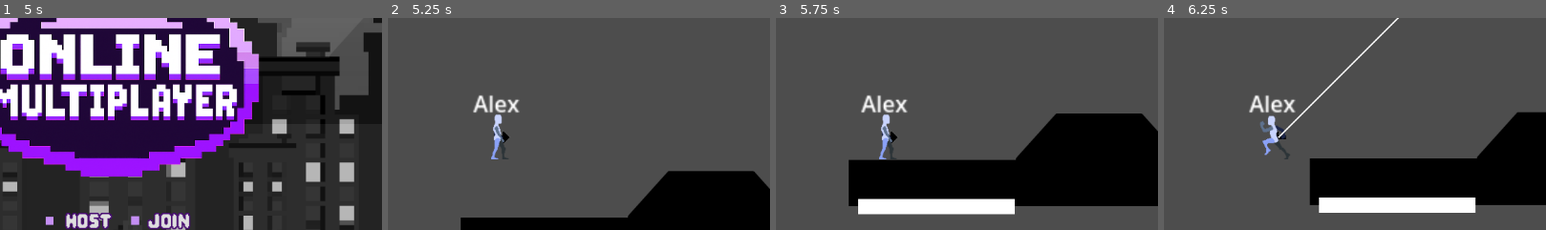
Above: before the commit, frames 1-4 (left to right).
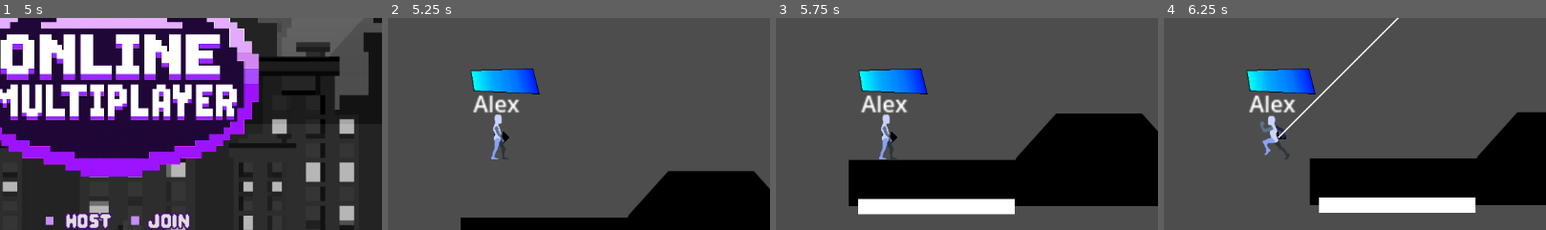
Above: after the commit, the same moments.

Repository: Puhalenthi/King-of-Speed
Game: Godot game, scene res://Scenes/MainMenu.tscn
Same seed, same stepped clock (60 frames per second), same inputs: the game is played once before the commit and once after it.
Inputs (mouse positions are % of the whole screen's width and height, from its top left):
- Up to frame 1 (5 s): tap Enter at 0.5 s; move the mouse to (72, 45) at 0.52 s; hold Right (move_right) 0.53-1.25 s; hold Space (boost) 0.53-1.25 s; tap Z (jump) at 0.77, 2.27 s; click "O N L I N E" at 1.25 s; move the mouse to (30, 55) at 2.02 s; hold Right (move_right) 2.03-2.75 s; tap Space (boost) at 2.1 s; click "L O C A L" at 2.75 s; click (62, 79) at 3.52 s; type "12" at 3.6 s; click (39, 79) at 3.75 s; type "Alex" at 3.83 s; click (89, 88) at 4.25 s
- Up to frame 2 (5.25 s): click "Host" at 5 s
- Up to frame 3 (5.75 s): no input
- Up to frame 4 (6.25 s): move the mouse to (60, 28) at 5.77 s; hold Left (move_left) from 5.78 s (still down); hold X (grapple) from 5.78 s (still down); tap Space (boost) at 6.05 s
The pictures show only the part of the screen within x 35-85%, y 22-72%; the shares and areas given below are measured in that part.

Frame 1 is identical in both runs. In frame 2, 1.9% of the frame differs, in the area x 21-40%, y 23-37%; in frame 3, 1.9%; in frame 4, 1.9%.

Commit message:
boost bar progress bar

Diff:
--- a/kingofspeed/Scenes/Player.tscn
+++ b/kingofspeed/Scenes/Player.tscn
@@ -9,6 +9,8 @@
 [ext_resource type="Texture2D" uid="uid://cwt76x2ibl1rk" path="res://Sprites/Player/Double_Jump.png" id="4_f1ek2"]
 [ext_resource type="Texture2D" uid="uid://bahvw1wh00nou" path="res://Sprites/Player/Wall Jump.png" id="5_f1ek2"]
 [ext_resource type="Texture2D" uid="uid://dihyggwccgi02" path="res://Sprites/Player/Jumping.png" id="5_tx1dd"]
+[ext_resource type="Texture2D" uid="uid://36abpl8kfh2b" path="res://Sprites/Player/boostbar_under.png" id="10_gymyn"]
+[ext_resource type="Texture2D" uid="uid://6qf73pchdr32" path="res://Sprites/Player/boostbar_full.png" id="11_pu2lt"]
 
 [sub_resource type="BoxMesh" id="BoxMesh_qbkls"]
 
@@ -568,5 +570,16 @@
 sprite_frames = SubResource("SpriteFrames_w4w4b")
 animation = &"idle"
 
+[node name="BoostBar" type="TextureProgressBar" parent="CharacterBody2D"]
+unique_name_in_owner = true
+offset_left = -27.3333
+offset_top = -54.6667
+offset_right = 100.667
+offset_bottom = 9.33334
+scale = Vector2(0.453333, 0.453333)
+value = 10.0
+texture_under = ExtResource("10_gymyn")
+texture_progress = ExtResource("11_pu2lt")
+
 [node name="MultiplayerSynchronizer" type="MultiplayerSynchronizer" parent="."]
 replication_config = SubResource("SceneReplicationConfig_f1ek2")
--- a/kingofspeed/Scenes/jed_map.tscn
+++ b/kingofspeed/Scenes/jed_map.tscn
@@ -33,7 +33,6 @@
 
 [node name="CharacterBody2D" parent="Player2" index="0"]
 script = ExtResource("4_jy8rq")
-boost_speed_multiplier = 1.5
 
 [node name="UsernameLabel" parent="Player2/CharacterBody2D" index="4"]
 text = "Player2"
@@ -151,9 +150,12 @@
 shape = SubResource("RectangleShape2D_j2k0l")
 
 [connection signal="area_entered" from="boost" to="Player/CharacterBody2D" method="_on_boost_area_entered"]
+[connection signal="area_entered" from="boost" to="Player2/CharacterBody2D" method="_on_boost_area_entered"]
 [connection signal="area_exited" from="boost" to="Player/CharacterBody2D" method="_on_boost_area_exited"]
 [connection signal="body_entered" from="boost" to="Player/CharacterBody2D" method="_on_boost_body_entered"]
+[connection signal="body_entered" from="boost" to="Player2/CharacterBody2D" method="_on_boost_body_entered"]
 [connection signal="body_exited" from="boost" to="Player/CharacterBody2D" method="_on_boost_body_exited"]
+[connection signal="body_exited" from="boost" to="Player2/CharacterBody2D" method="_on_boost_body_exited"]
 
 [editable path="Player"]
 [editable path="Player2"]
--- a/kingofspeed/Scenes/player.tscn
+++ b/kingofspeed/Scenes/player.tscn
@@ -9,6 +9,8 @@
 [ext_resource type="Texture2D" uid="uid://cwt76x2ibl1rk" path="res://Sprites/Player/Double_Jump.png" id="4_f1ek2"]
 [ext_resource type="Texture2D" uid="uid://bahvw1wh00nou" path="res://Sprites/Player/Wall Jump.png" id="5_f1ek2"]
 [ext_resource type="Texture2D" uid="uid://dihyggwccgi02" path="res://Sprites/Player/Jumping.png" id="5_tx1dd"]
+[ext_resource type="Texture2D" uid="uid://36abpl8kfh2b" path="res://Sprites/Player/boostbar_under.png" id="10_gymyn"]
+[ext_resource type="Texture2D" uid="uid://6qf73pchdr32" path="res://Sprites/Player/boostbar_full.png" id="11_pu2lt"]
 
 [sub_resource type="BoxMesh" id="BoxMesh_qbkls"]
 
@@ -568,5 +570,16 @@
 sprite_frames = SubResource("SpriteFrames_w4w4b")
 animation = &"idle"
 
+[node name="BoostBar" type="TextureProgressBar" parent="CharacterBody2D"]
+unique_name_in_owner = true
+offset_left = -27.3333
+offset_top = -54.6667
+offset_right = 100.667
+offset_bottom = 9.33334
+scale = Vector2(0.453333, 0.453333)
+value = 10.0
+texture_under = ExtResource("10_gymyn")
+texture_progress = ExtResource("11_pu2lt")
+
 [node name="MultiplayerSynchronizer" type="MultiplayerSynchronizer" parent="."]
 replication_config = SubResource("SceneReplicationConfig_f1ek2")
--- a/kingofspeed/Scripts/Player.gd
+++ b/kingofspeed/Scripts/Player.gd
@@ -47,6 +47,7 @@
 var was_airborne: bool = false
 
 # Boost system
+@onready var boostbar = $BoostBar
 @export var max_boost: float = 100.0
 var current_boost: float = 100.0
 var collect_boost = false
@@ -104,6 +105,7 @@
 	print(collect_boost)
 	if collect_boost:
 		current_boost+=1
+	boostbar.value = current_boost
 
 	# Check for ground landing while grappled (must be after move_and_slide)
 	handle_grapple_ground_exit()
--- a/kingofspeed/Scripts/Player2.gd
+++ b/kingofspeed/Scripts/Player2.gd
@@ -47,10 +47,12 @@
 var was_airborne: bool = false
 
 # Boost system
+@onready var boostbar = $BoostBar
 @export var max_boost: float = 100.0
 var current_boost: float = 100.0
+var collect_boost = false
 @export var boost_consumption_rate: float = 50.0
-@export var boost_speed_multiplier: float = 1.5
+@export var boost_speed_multiplier: float = 1.6
 var is_boosting: bool = false
 
 # Grapple system
@@ -99,6 +101,11 @@
 	handle_grapple_physics(delta)  # New function for grapple constraint
 	update_momentum_buffer()
 	move_and_slide()
+	update_player_anim()
+
+	if collect_boost:
+		current_boost+=1
+	boostbar.value = current_boost
 
 	# Check for ground landing while grappled (must be after move_and_slide)
 	handle_grapple_ground_exit()
@@ -592,17 +599,28 @@
 	# Called when jumping - useful for sound effects or animations
 	animated_sprite_2d.play("jump")
 
-#func update_player_anim():
-	#if current_state != PlayerState.IDLE: #not idling update, hide sprite 2d
-		#animated_sprite_2d.hide = false
-		#sprite.hide = true
-	#if current_state == PlayerState.RUNNING: #animation handling for diff states
-		#animated_sprite_2d.play("running")
-	#elif is_super_speed_state():
-		#animated_sprite_2d.play("boost run")
-	#elif current_state == PlayerState.IDLE:
-		#animated_sprite_2d.hide = true
-		#sprite.hide = false
+func update_player_anim():
+	var direction = Input.get_axis("move_left", "move_right")
+
+	if PlayerState.IDLE == current_state:
+		animated_sprite_2d.play("idle")
+	if is_on_floor():
+		if is_super_speed_state():
+			animated_sprite_2d.play("boost run")
+		#if current_state == PlayerState.RUNNING and direction == 0 and !animated_sprite_2d.is_playing("stop run"):
+			#animated_sprite_2d.play("stop run")
 
 func transferMomentum(direction):
 	velocity.x += momentum_buffer * direction
+
+
+func _on_boost_area_entered(area: Area2D) -> void:
+	pass # Replace with function body.
+
+
+func _on_boost_body_entered(body: Node2D) -> void:
+	collect_boost = true
+
+
+func _on_boost_body_exited(body: Node2D) -> void:
+	collect_boost = false
Not shown: 1 places in kingofspeed/Scenes/Player.tscn that only renumber resources
Not shown: 1 places in kingofspeed/Scenes/boostway.tscn that only renumber resources
Not shown: 1 places in kingofspeed/Scenes/jed_map.tscn that only renumber resources
Not shown: 1 places in kingofspeed/Scenes/player.tscn that only renumber resources
Binary file added: kingofspeed/Sprites/Player/boostbar.png
Not shown, added: kingofspeed/Sprites/Player/boostbar.png.import
Binary file added: kingofspeed/Sprites/Player/boostbar_full.png
Not shown, added: kingofspeed/Sprites/Player/boostbar_full.png.import
Binary file added: kingofspeed/Sprites/Player/boostbar_under.png
Not shown, added: kingofspeed/Sprites/Player/boostbar_under.png.import
